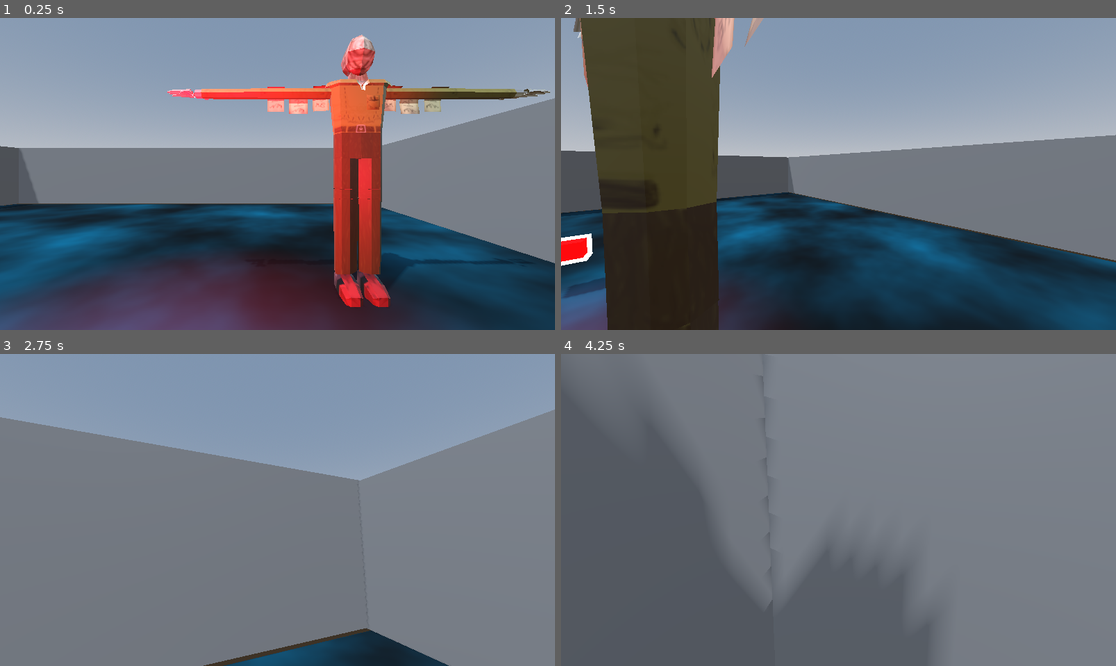
Above: before the commit, frames 1-4 (two rows, left to right).
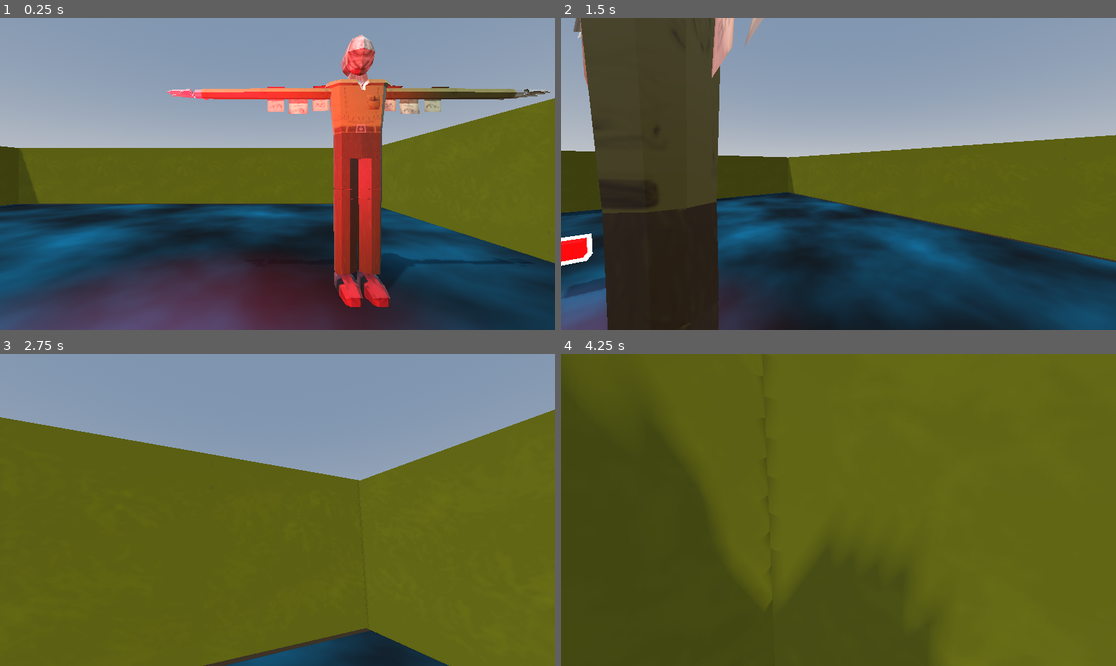
Above: after the commit, the same moments.

Repository: uniqueusername/burning-paper
Game: Godot game, scene res://world.tscn
The game is run twice, just before and just after one commit, with the same random seed, the same clock (stepped at 60 frames per second) and the same inputs.
Inputs (mouse positions are in pixels of both pictures, inside the frame that each line leads up to):
- Up to frame 1 (0.25 s): no input
- Up to frame 2 (1.5 s): tap Enter at 0.5 s; move the mouse to (866, 174) at 0.52 s; hold W (forward) from 0.53 s (still down); tap Space (jump) at 0.77 s; move the mouse to (810, 174) at 1.27 s
- Up to frame 3 (2.75 s): keep holding W (forward); tap Space (jump) at 1.52 s; move the mouse to (288, 503) at 2.02 s
- Up to frame 4 (4.25 s): keep holding W (forward); move the mouse to (832, 516) at 2.77 s; tap Space (jump) at 3.02, 3.77 s; move the mouse to (877, 513) at 3.52 s

The runs differ from the first frame. In frame 1, 22% of the frame differs, in the area x 0-100%, y 25-79%; in frame 2, 18%; in frame 3, 67%; in frame 4, 100%, in the area x 0-100%, y 0-100%.

Commit message:
wallpaper
paper in the walls
its in the walls
yellow paper

Diff:
--- /dev/null
+++ b/assets/wpnotrim.tres
@@ -0,0 +1,7 @@
+[gd_resource type="StandardMaterial3D" load_steps=2 format=3 uid="uid://dsabv2dmewhll"]
+
+[ext_resource type="Texture2D" uid="uid://qfsiyhbc843r" path="res://assets/WALLPAPER2x1.png" id="1_3ltfn"]
+
+[resource]
+albedo_texture = ExtResource("1_3ltfn")
+uv1_scale = Vector3(4.925, 1, 1)
--- a/world.tscn
+++ b/world.tscn
@@ -1,9 +1,10 @@
-[gd_scene load_steps=11 format=3 uid="uid://dgyxf6rke0ser"]
+[gd_scene load_steps=12 format=3 uid="uid://dgyxf6rke0ser"]
 
 [ext_resource type="PackedScene" uid="uid://cycfgh6uhnl1h" path="res://objects/player/player.tscn" id="1_45cb1"]
 [ext_resource type="PackedScene" uid="uid://b2b0kp0wya7bg" path="res://objects/terminal/terminal.tscn" id="2_w04rm"]
 [ext_resource type="PackedScene" uid="uid://b6wmtme8ljnoy" path="res://assets/tposetaxman.glb" id="3_4e7fg"]
 [ext_resource type="PackedScene" uid="uid://df0mesj8xgr4m" path="res://assets/wallsegment3x3.glb" id="3_j36ih"]
+[ext_resource type="Material" uid="uid://dsabv2dmewhll" path="res://assets/wpnotrim.tres" id="3_ti2r8"]
 
 [sub_resource type="ProceduralSkyMaterial" id="ProceduralSkyMaterial_tobbq"]
 sky_horizon_color = Color(0.647059, 0.654902, 0.670588, 1)
@@ -60,21 +61,25 @@
 
 [node name="back wall" type="CSGBox3D" parent="walls"]
 transform = Transform3D(21.275, 0, 0, 0, 1, 0, 0, 0, 1, -0.463905, 1.52565, 8.98264)
+material_override = ExtResource("3_ti2r8")
 use_collision = true
 size = Vector3(1, 3, 1)
 
 [node name="CSGBox3D3" type="CSGBox3D" parent="walls"]
 transform = Transform3D(21.275, 0, 0, 0, 1, 0, 0, 0, 1, -0.36, 1.526, -10.017)
+material_override = ExtResource("3_ti2r8")
 use_collision = true
-size = Vector3(0.990234, 3, 1)
+size = Vector3(1, 3, 1)
 
 [node name="CSGBox3D4" type="CSGBox3D" parent="walls"]
 transform = Transform3D(-9.2996e-07, -1.74846e-07, 1, 0, 1, 1.74846e-07, -21.275, 7.64274e-15, -4.37114e-08, -10.464, 1.526, -0.429)
+material_override = ExtResource("3_ti2r8")
 use_collision = true
 size = Vector3(0.850708, 3, 1)
 
 [node name="CSGBox3D5" type="CSGBox3D" parent="walls"]
 transform = Transform3D(-9.2996e-07, -1.74846e-07, 1, 0, 1, 1.74846e-07, -21.275, 7.64274e-15, -4.37114e-08, 9.53609, 1.5005, -0.547432)
+material_override = ExtResource("3_ti2r8")
 use_collision = true
 size = Vector3(0.861816, 3, 1)
 
Not shown, added: assets/TRIM1x1.png.import
Not shown, added: assets/WALLPAPER2x1.png.import
Not shown, added: assets/theofficetextures.png.import
